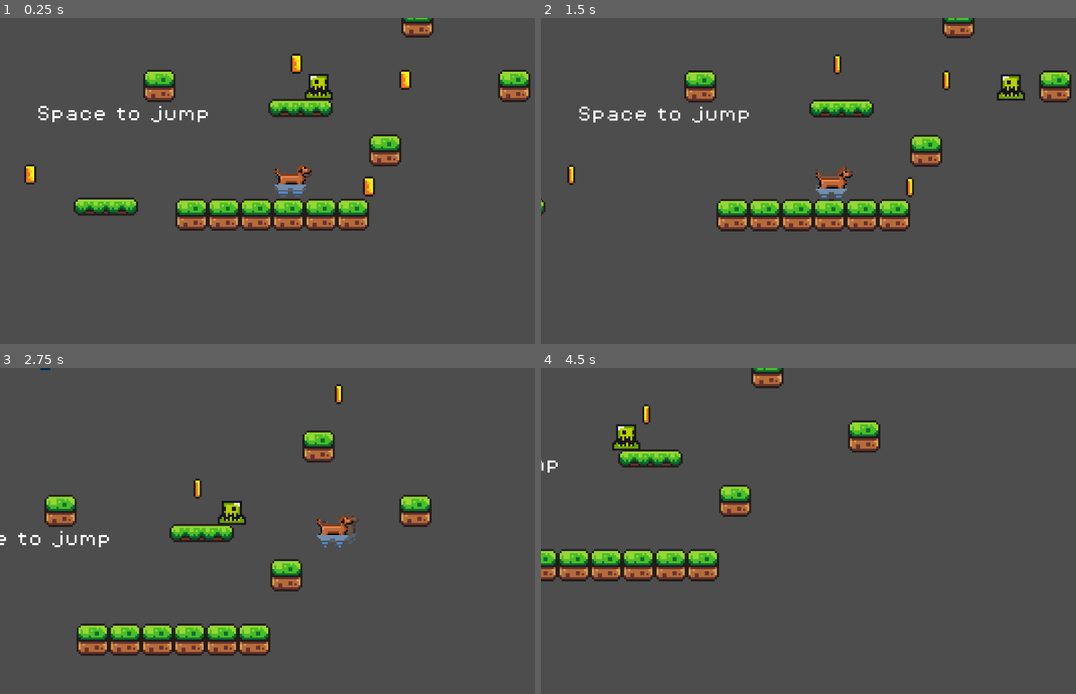
Above: before the commit, frames 1-4 (two rows, left to right).
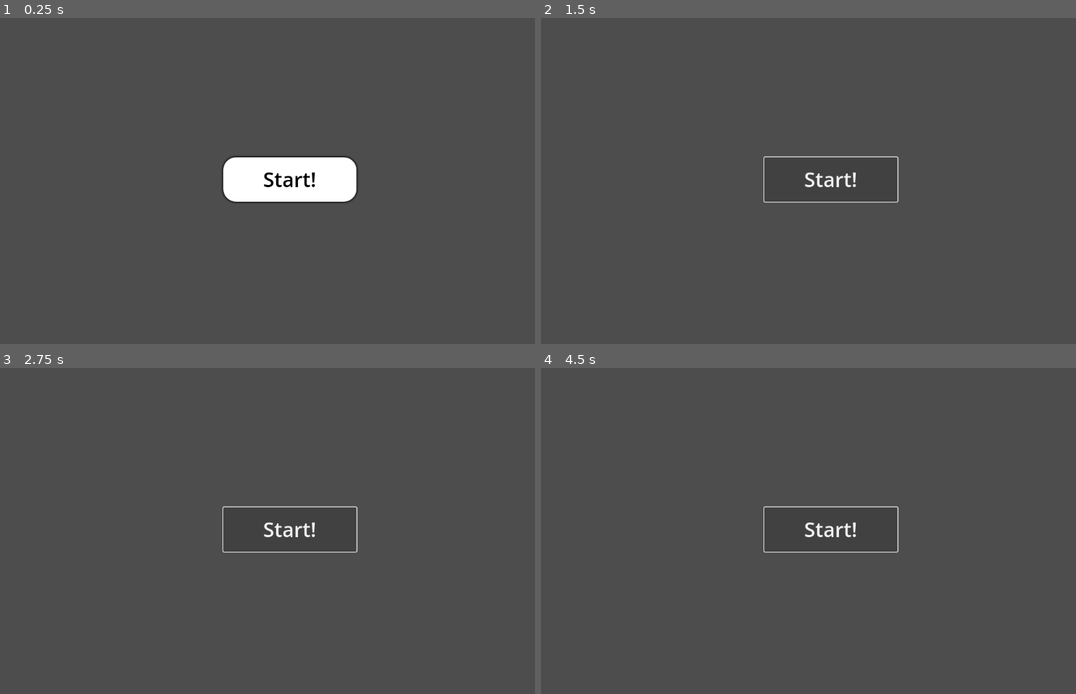
Above: after the commit, the same moments.

Repository: henspy/campfireofficial
Game: Godot game, scene res://scenes/mainMenu.tscn
Same seed, same stepped clock (60 frames per second), same inputs: the game is played once before the commit and once after it. Before the commit the project starts from res://scenes/game.tscn.
Inputs (mouse positions are in pixels of both pictures, inside the frame that each line leads up to):
- Up to frame 1 (0.25 s): no input
- Up to frame 2 (1.5 s): click (829, 181) at 0.5 s, where only the run after the commit has a clickable "Start!"; click (829, 181) at 1.25 s, where only the run after the commit has a clickable "Start!"
- Up to frame 3 (2.75 s): hold D (move_right) from 2.03 s (still down); tap Up (jump) at 2.27 s
- Up to frame 4 (4.5 s): tap Up (jump) at 3.02 s; release D (move_right) at 3.53 s; hold Left (move_left) 3.53-4.28 s; hold D (move_right) from 4.28 s (still down)

The runs differ from the first frame. In frame 1, 11% of the frame differs, in the area x 4-100%, y 0-66%; in frame 2, 7.9%; in frame 3, 7.9%; in frame 4, 6.3%.

Commit message:
main menu main
set as main scene

Diff:
--- a/project.godot
+++ b/project.godot
@@ -11,7 +11,7 @@
 [application]
 
 config/name="tsa-videogame-2025"
-run/main_scene="uid://c87gl3pqgjrtn"
+run/main_scene="uid://4vtt8sx74ifj"
 config/features=PackedStringArray("4.5", "Forward Plus")
 config/icon="res://icon.svg"
 
--- a/scenes/mainMenu.tscn
+++ b/scenes/mainMenu.tscn
@@ -1,9 +1,30 @@
-[gd_scene format=3 uid="uid://4vtt8sx74ifj"]
+[gd_scene load_steps=2 format=3 uid="uid://4vtt8sx74ifj"]
+
+[sub_resource type="StyleBoxFlat" id="StyleBoxFlat_c7uy4"]
+bg_color = Color(1, 1, 1, 1)
+corner_radius_top_left = 25
+corner_radius_top_right = 25
+corner_radius_bottom_right = 25
+corner_radius_bottom_left = 25
+shadow_size = 5
 
 [node name="MainMenu" type="Control"]
 layout_mode = 3
-anchors_preset = 15
-anchor_right = 1.0
-anchor_bottom = 1.0
+anchors_preset = 8
+anchor_left = 0.5
+anchor_top = 0.5
+anchor_right = 0.5
+anchor_bottom = 0.5
 grow_horizontal = 2
 grow_vertical = 2
+
+[node name="Button" type="Button" parent="."]
+layout_mode = 0
+offset_left = -133.0
+offset_top = -47.0
+offset_right = 131.0
+offset_bottom = 41.0
+theme_override_colors/font_color = Color(0, 0, 0, 1)
+theme_override_font_sizes/font_size = 40
+theme_override_styles/normal = SubResource("StyleBoxFlat_c7uy4")
+text = "Start!"
